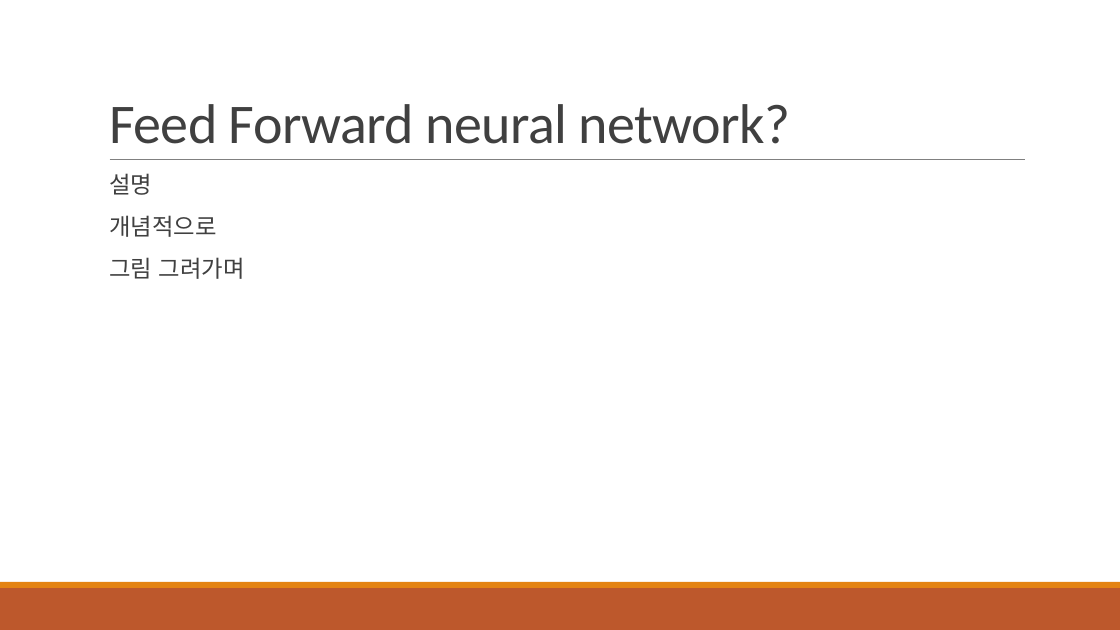
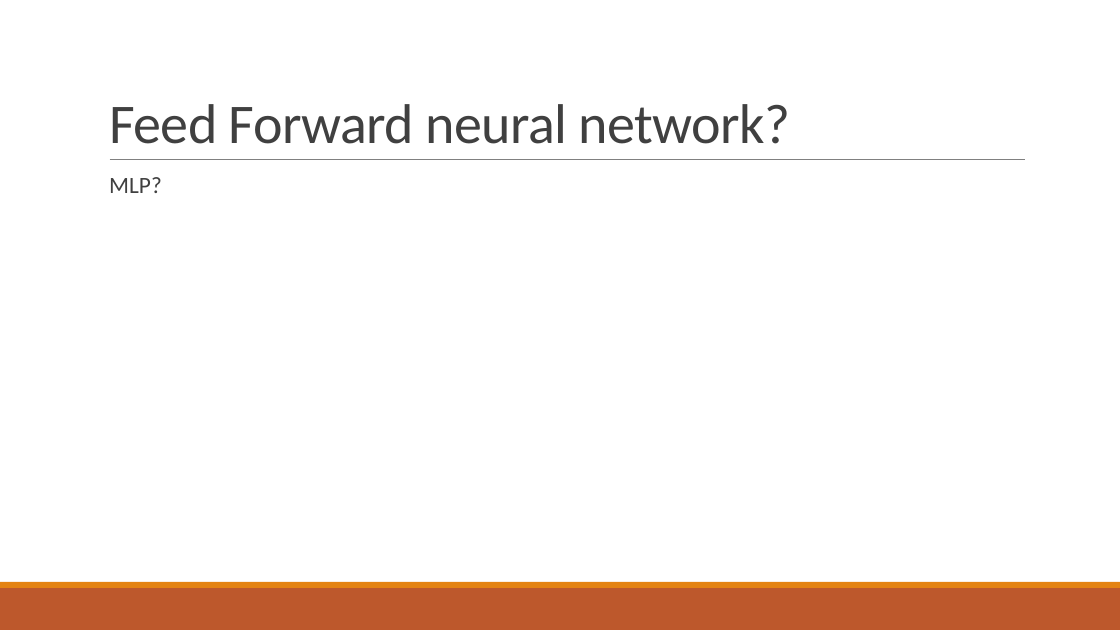
Before and after one commit to HYU-AILAB/ai-seminar, a slide deck: slide 34 of 01. MLP & FFNN/MLP_FFNN_김병조.pptx (slide 29 before the commit). Drawn at 1120x630 pixels with LibreOffice and Linux fonts; fonts in the diff are those of the drawing. Boxes give left, top, right and bottom in pixels: in the first picture for what was removed or moved away, otherwise in the second. Text is boxed around its words. In the diff, an @@ line names an element or a change of style, - is before the commit and + after.

```diff
--- a/01. MLP & FFNN/MLP_FFNN_김병조.pptx
+++ b/01. MLP & FFNN/MLP_FFNN_김병조.pptx
@@ text at (109,177,162,193): text changed @@
-  설명
-  개념적으로
-  그림 그려가며
+  MLP?
```
Also in this commit, not shown: 5 other slides changed, 7 slides added, 2 slides removed.
